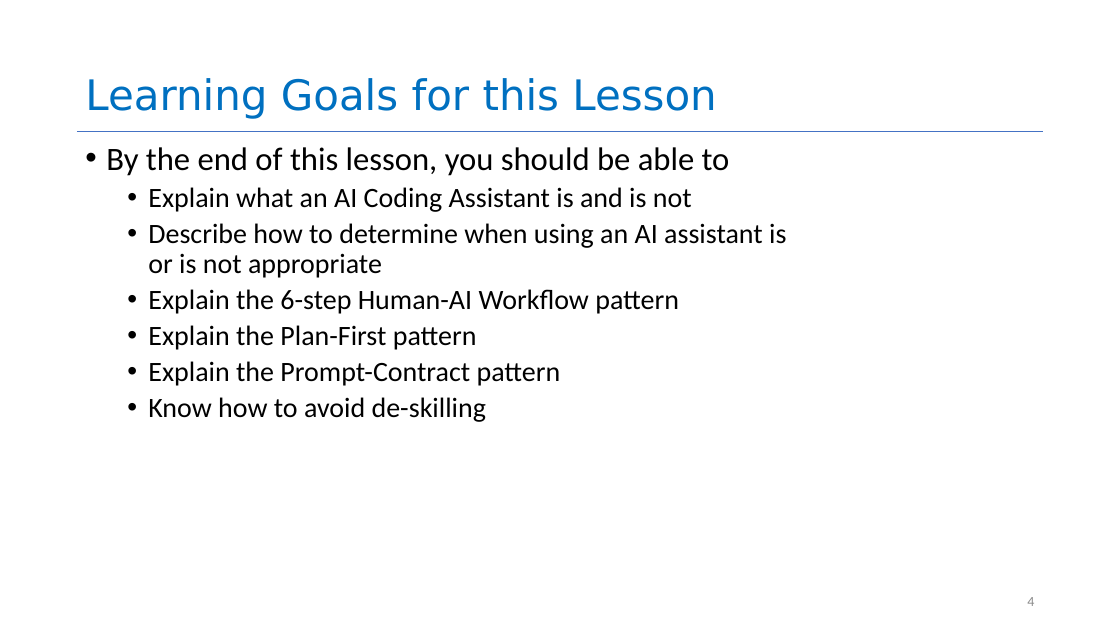
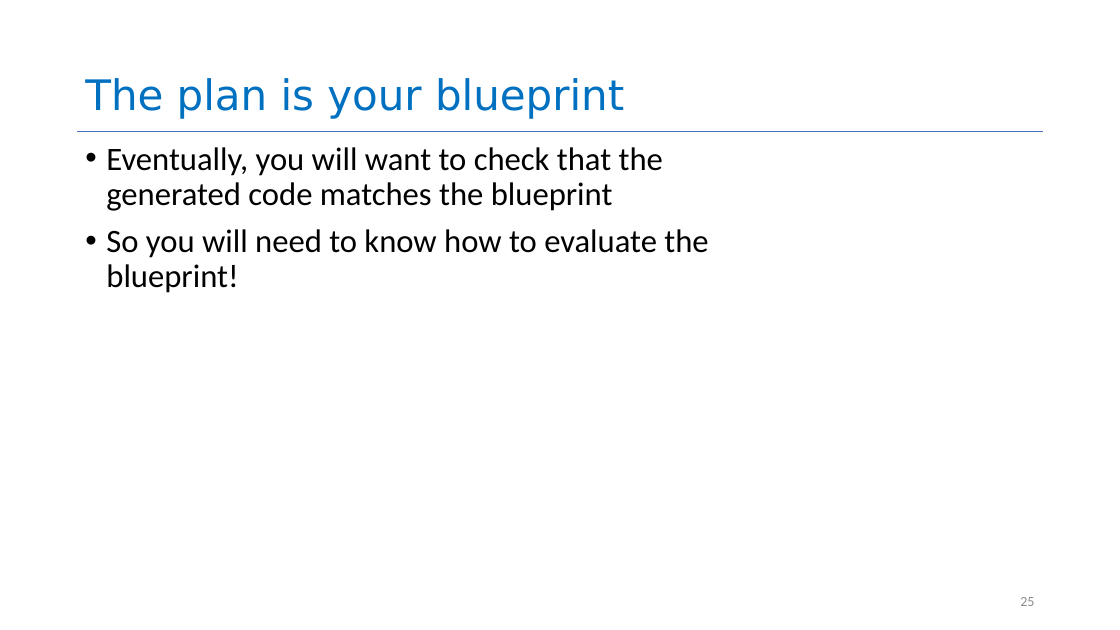
Before and after one commit to neu-se/CS4530-Spring-2026, a slide deck: slide 25 of Slides/Module 16 Using AI Agents.pptx (slide 4 before the commit). Drawn at 1120x630 pixels with LibreOffice and Linux fonts; fonts in the diff are those of the drawing. Boxes give left, top, right and bottom in pixels: in the first picture for what was removed or moved away, otherwise in the second. Text is boxed around its words. In the diff, an @@ line names an element or a change of style, - is before the commit and + after.

```diff
--- a/Slides/Module 16 Using AI Agents.pptx
+++ b/Slides/Module 16 Using AI Agents.pptx
@@ title at [85, 78, 624, 119]: text changed @@
-Learning Goals for this Lesson
+The plan is your blueprint
@@ text at [106, 147, 708, 293]: text changed; size 24 to 28 pt @@
-• By the end of this lesson, you should be able to
-  • Explain what an AI Coding Assistant is and is not
-  • Describe how to determine when using an AI assistant is or is not appropriate
-  • Explain the 6-step Human-AI Workflow pattern
-  • Explain the Plan-First pattern
-  • Explain the Prompt-Contract pattern
-  • Know how to avoid de-skilling
+• Eventually, you will want to check that the generated code matches the blueprint
+• So you will need to know how to evaluate the blueprint!
@@ page number at [1020, 597, 1034, 606]: text changed @@
-4
+25
```
Also in this commit, not shown: 28 other slides changed, 7 slides added, 14 slides removed, 1 other file.
